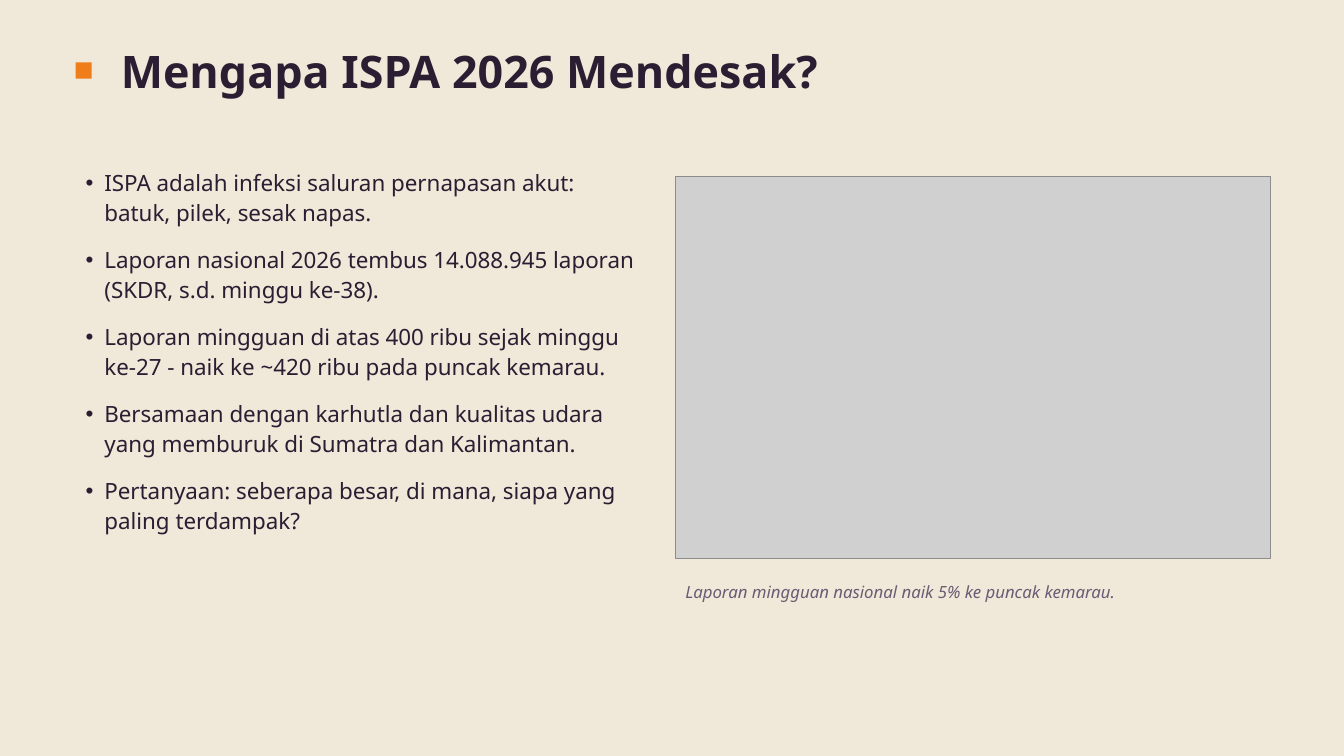
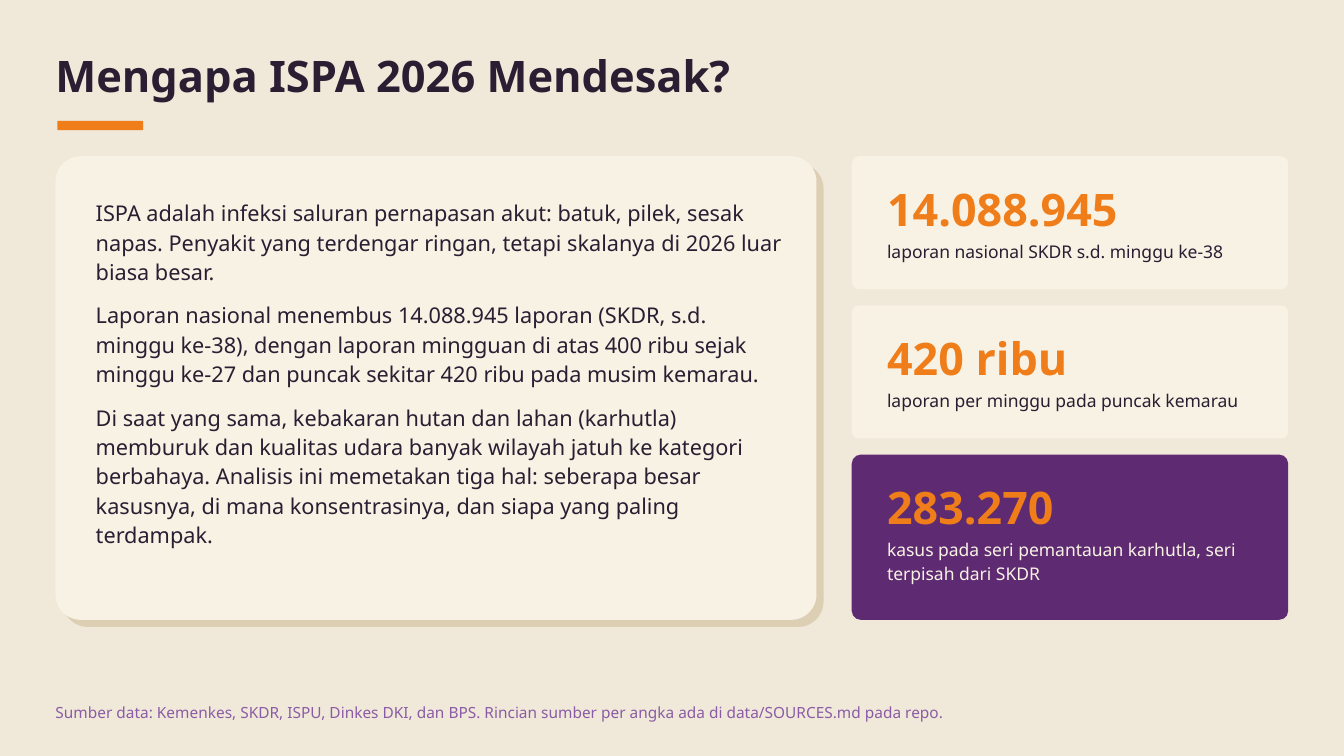
Before and after one commit to baghizash/ispa-indonesia-2026-analysis, a slide deck: slide 2 of Portofolio-Analisis-ISPA-Indonesia.pptx. Drawn at 1344x756 pixels with LibreOffice and Linux fonts; fonts in the diff are those of the drawing; grey boxes stand for pictures. Boxes give left, top, right and bottom in pixels: in the first picture for what was removed or moved away, otherwise in the second. Text is boxed around its words. In the diff, an @@ line names an element or a change of style, - is before the commit and + after.

```diff
--- a/Portofolio-Analisis-ISPA-Indonesia.pptx
+++ b/Portofolio-Analisis-ISPA-Indonesia.pptx
@@ text "Mengapa ISPA 2026 Mendesak?" moved from (x1=121, y1=54, x2=817, y2=99) to (x1=55, y1=59, x2=731, y2=103) @@
@@ text "Mengapa ISPA 2026 Mendesak?" at (x1=55, y1=59, x2=731, y2=103): size 32 to 31 pt; line spacing 1 to 1.13 @@
@@ rectangle removed at (x1=76, y1=63, x2=92, y2=79) @@
@@ rounded rectangle added at (x1=57, y1=121, x2=143, y2=130), fill #EF7D1A @@
@@ rounded rectangle added at (x1=55, y1=156, x2=817, y2=620), fill #F8F2E4 @@
@@ rounded rectangle added at (x1=63, y1=163, x2=824, y2=627), fill #DDCFB4 @@
@@ picture removed at (x1=676, y1=176, x2=1270, y2=559) @@
@@ rounded rectangle added at (x1=852, y1=156, x2=1289, y2=289), fill #F8F2E4 @@
@@ text at (x1=96, y1=204, x2=781, y2=549): text changed; size 16 to 15.5 pt @@
-• ISPA adalah infeksi saluran pernapasan akut: batuk, pilek, sesak napas.
-• Laporan nasional 2026 tembus 14.088.945 laporan (SKDR, s.d. minggu ke-38).
-• Laporan mingguan di atas 400 ribu sejak minggu ke-27 - naik ke ~420 ribu pada puncak kemarau.
-• Bersamaan dengan karhutla dan kualitas udara yang memburuk di Sumatra dan Kalimantan.
-• Pertanyaan: seberapa besar, di mana, siapa yang paling terdampak?
+ISPA adalah infeksi saluran pernapasan akut: batuk, pilek, sesak napas. Penyakit yang terdengar ringan, tetapi skalanya di 2026 luar biasa besar.
+Laporan nasional menembus 14.088.945 laporan (SKDR, s.d. minggu ke-38), dengan laporan mingguan di atas 400 ribu sejak minggu ke-27 dan puncak sekitar 420 ribu pada musim kemarau.
+Di saat yang sama, kebakaran hutan dan lahan (karhutla) memburuk dan kualitas udara banyak wilayah jatuh ke kategori berbahaya. Analisis ini memetakan tiga hal: seberapa besar kasusnya, di mana konsentrasinya, dan siapa yang paling terdampak.
@@ text added at (x1=887, y1=193, x2=1223, y2=262), 12.5 pt, text #2A1E33 @@
+14.088.945
+laporan nasional SKDR s.d. minggu ke-38
@@ rounded rectangle added at (x1=852, y1=306, x2=1289, y2=439), fill #F8F2E4 @@
@@ text added at (x1=887, y1=341, x2=1238, y2=411), 12.5 pt, text #2A1E33 @@
+420 ribu
+laporan per minggu pada puncak kemarau
@@ rounded rectangle added at (x1=852, y1=455, x2=1289, y2=620), fill #5E2A72 @@
@@ text added at (x1=887, y1=491, x2=1236, y2=584), 12.5 pt, text #F8F2E4 @@
+283.270
+kasus pada seri pemantauan karhutla, seri terpisah dari SKDR
@@ text removed at (x1=685, y1=585, x2=1115, y2=602) @@
-Laporan mingguan nasional naik 5% ke puncak kemarau.
@@ text added at (x1=55, y1=706, x2=943, y2=722), 11 pt, text #8A5CA6 @@
+Sumber data: Kemenkes, SKDR, ISPU, Dinkes DKI, dan BPS. Rincian sumber per angka ada di data/SOURCES.md pada repo.
```
Also in this commit, not shown: 8 other slides changed, 1 slide added, 1 slide removed.
